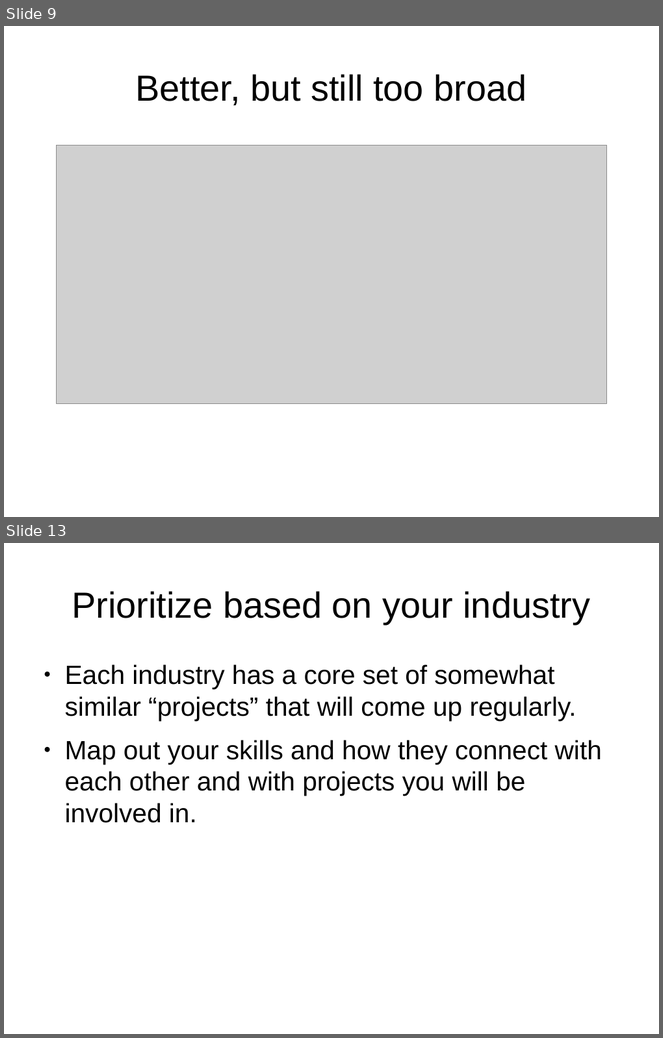
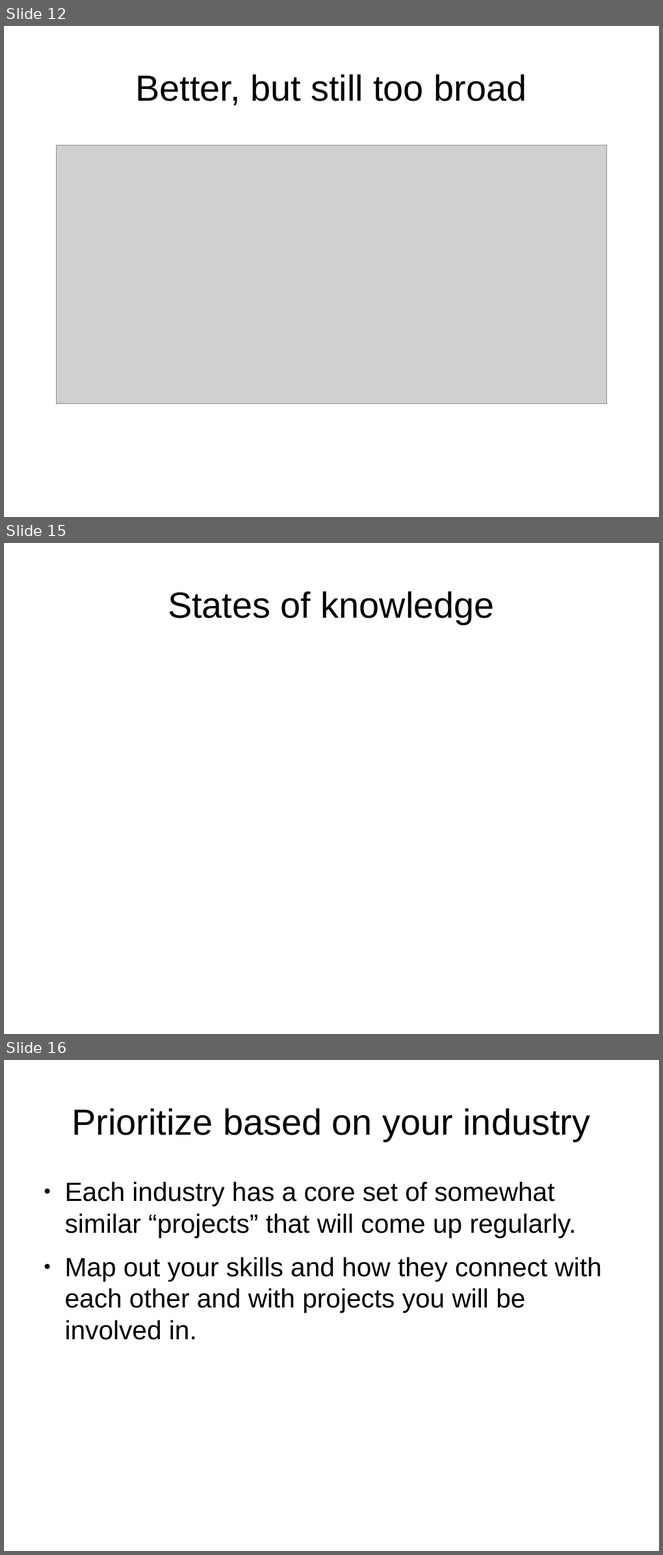
Before and after one commit to shuttle1987/CompCon2016, a slide deck: Slides.odp. Shown one above the other, each under a label of ours: slides 9 and 13 before the commit, slides 12, 15 and 16 after it; the slides between them are not shown. The pictures are 663x1038 and 663x1555 pixels, drawn with LibreOffice and Linux fonts; fonts in the diff are those of the drawing; grey boxes stand for pictures. Boxes give left, top, right and bottom in pixels: in the first picture for what was removed or moved away, otherwise in the second. Text is boxed around its words. In the diff, an @@ line names an element or a change of style, - is before the commit and + after.

```diff
--- a/Slides.odp
+++ b/Slides.odp
@@ slide 15 added at (x1=4, y1=543, x2=659, y2=1034), background #FFFFFF @@
@@ title added at (x1=168, y1=591, x2=495, y2=624), 44 pt, text #000000 @@
+States of knowledge
@@ what was slide 9 is now slide 12 @@
@@ what was slide 13 is now slide 16 @@
```
Also in this commit, not shown: 9 slides changed, 5 other slides added, 1 slide removed.
